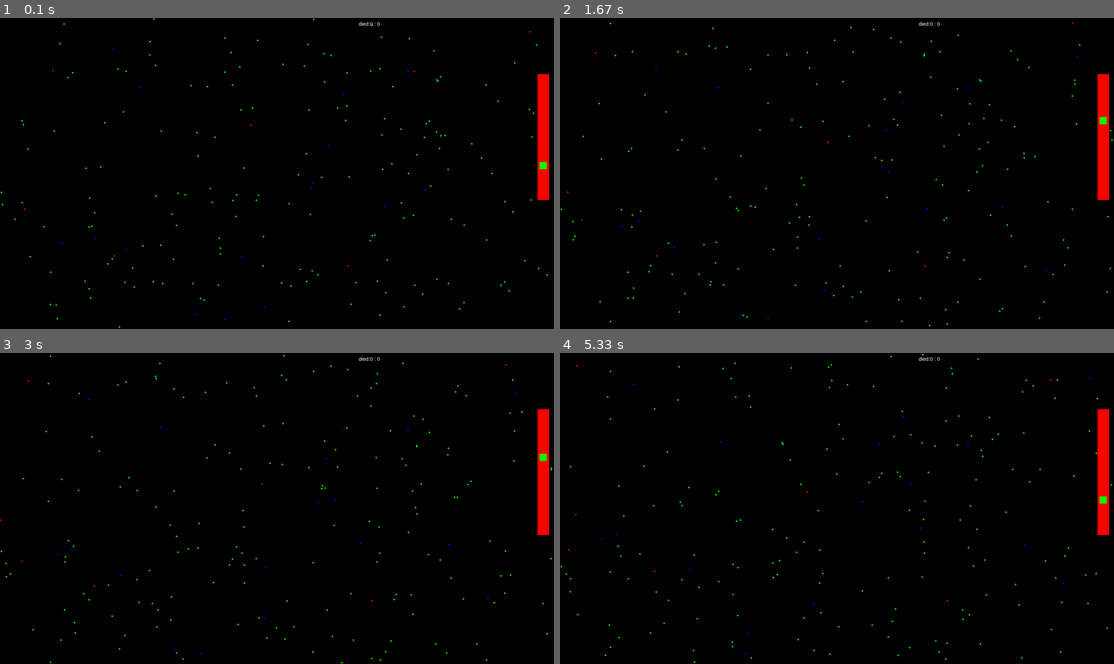
Above: before the commit, frames 1-4 (two rows, left to right).
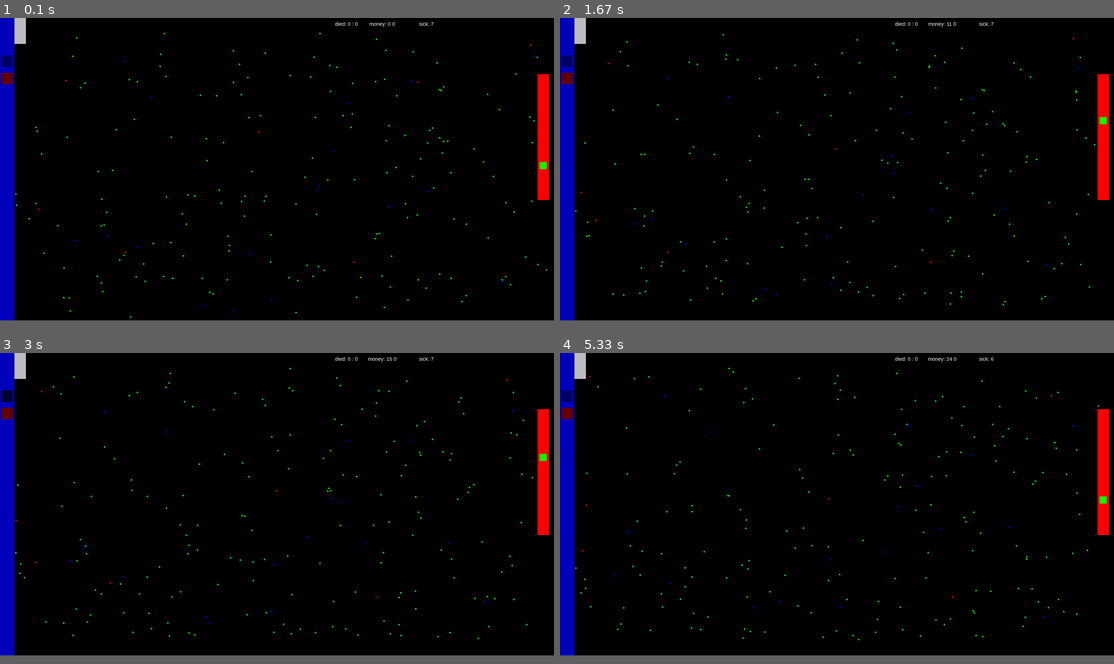
Above: after the commit, the same moments.

Repository: fleron19/PygameProject
Game: pygame game, started from main.py
The game is run twice, just before and just after one commit, with the same random seed, the same clock (stepped at 60 frames per second) and the same inputs.
Inputs (mouse positions are in pixels of both pictures, inside the frame that each line leads up to):
- Up to frame 1 (0.1 s): no input
- Up to frame 2 (1.67 s): click (565, 61) at 0.38 s; press the mouse at (1102, 164) at 0.7 s; move the mouse to (903, 136) at 0.8 s; release the mouse at (704, 108) at 0.93 s; press the mouse at (1102, 108) at 1.03 s; move the mouse to (914, 114) at 1.13 s; release the mouse at (720, 120) at 1.27 s; press the mouse at (565, 61) at 1.37 s; move the mouse to (692, 170) at 1.47 s; release the mouse at (825, 279) at 1.6 s
- Up to frame 3 (3 s): press the mouse at (542, 455) at 1.7 s; move the mouse to (404, 499) at 1.8 s; release the mouse at (271, 545) at 1.93 s; press the mouse at (542, 530) at 2.53 s; move the mouse to (371, 492) at 2.63 s; release the mouse at (204, 455) at 2.77 s; press the mouse at (5, 396) at 2.87 s; move the mouse to (83, 461) at 2.97 s
- Up to frame 4 (5.33 s): release the mouse at (720, 530) at 3.1 s; press the mouse at (1102, 455) at 3.2 s; move the mouse to (886, 483) at 3.3 s; release the mouse at (670, 505) at 3.43 s; press the mouse at (565, 396) at 4.03 s; move the mouse to (670, 496) at 4.13 s; release the mouse at (776, 592) at 4.27 s; press the mouse at (1102, 505) at 4.37 s; move the mouse to (997, 502) at 4.47 s; release the mouse at (892, 499) at 4.6 s; press the mouse at (565, 412) at 4.7 s; move the mouse to (615, 455) at 4.8 s; release the mouse at (659, 496) at 4.93 s; press the mouse at (1102, 505) at 5.03 s; move the mouse to (1075, 548) at 5.13 s; release the mouse at (1041, 592) at 5.27 s
The window is 900x506 before the commit and 900x492 after it. Grey fills any space a smaller window leaves; there, only what the larger window draws over its background counts as a difference.

The runs differ from the first frame. In frame 1, 3.6% of the frame differs, in the area x 0-99%, y 0-100%; in frame 2, 3.7%, in the area x 0-100%, y 0-100%; in frame 3, 3.6%; in frame 4, 3.7%.

Commit message:
Доработан аэропорт, добавлены деньги, добавлен счетчик больных

Diff:
--- a/main.py
+++ b/main.py
@@ -3,6 +3,12 @@
 from math import sqrt
 
 font_name = pygame.font.match_font('arial')
+
+
+def check_click(pos):
+    for btn in buttons:
+        if pos[0] > btn[0] and pos[0] < btn[2] and pos[1] > btn[1] and pos[1] < btn[3]:
+            return buttons.index(btn)
 
 
 class virus():
@@ -24,9 +30,10 @@
 
 class person():
     def __init__(self, name):
-        self.coord = [randrange(radius, width - radius),
-                      randrange(radius, height - radius)]  # задаём случайные начальные координаты
-        self.direction = self.rand_dir()  # задаём направление
+        self.coord = [randrange(radius + 50, width - radius),
+                      randrange(radius + 50, height - radius)]  # задаём случайные начальные координаты
+        self.direction = 0
+        self.rand_dir()  # задаём направление
         a = randrange(20)
         self.color = "GREEN"
         if a == 1:
@@ -35,48 +42,95 @@
             self.color = "BLUE"
         self.name = name
         self.count = 0
+        self.passenger = 0
 
     def change_coords(self):  # функция, просчитывающая движение и изменяющая направление
         global v
-        r, r1 = randrange(0, 101), randrange(0, 101)
-        if r % 33 == 0 and r1 % 15 == 0 or (self.direction[0] == 0 and self.direction[1] == 0 and r % 50 == 0):
-            self.direction = self.rand_dir()
-        if self.coord[0] + self.direction[0] * v / 1000 < radius:
-            self.direction[0] = 1
-        elif self.coord[0] + self.direction[0] * v / 1000 > width - radius:
-            self.direction[0] = -1
+        self.check_airport()
+        if (airport[2] - airport[0]) // 2 + airport[0] >= self.coord[0] and self.passenger == 3:
+            self.passenger = 4
+            self.direction = [0, 1]
+
+        if (self.passenger == 4) and (airport[3] < self.coord[1] or airport[1] > self.coord[1]):
+            self.passenger = 0
+
+        if self.coord[0] >= 2300:
+            self.coord[1] -= 10
+            a = randrange(20)
+            self.color = "GREEN"
+            if a == 1 or a == 3:
+                self.color = "RED"
+            if a == 2:
+                self.color = "BLUE"
+            self.passenger = 3
+
+        if self.passenger == 1:
+            self.direction = [
+                ((airport[0] + airport[2]) // 2 - self.coord[0]) // abs((airport[0] + airport[2]) // 2 - self.coord[0]),
+                ((airport[1] + airport[3]) // 2 - self.coord[1]) // abs((airport[1] + airport[3]) // 2 - self.coord[1])]
+        elif self.passenger == 2:
+            self.direction = [10, 0]
+
+        elif self.passenger == 3:
+            self.direction = [-10, 0]
+
+        else:
+            r, r1 = randrange(0, 101), randrange(0, 101)
+            if r % 33 == 0 and r1 % 15 == 0 or (self.direction[0] == 0 and self.direction[1] == 0 and r % 50 == 0):
+               self.rand_dir()
+            if self.coord[0] + self.direction[0] * v / 1000 < radius + 50:
+                self.direction[0] = 1
+            elif self.coord[0] + self.direction[0] * v / 1000 > width - radius - 50:
+                self.direction[0] = -1
+            if self.coord[1] + self.direction[1] * v / 1000 < radius + 50:
+                self.direction[1] = 1
+            elif self.coord[1] + self.direction[1] * v / 1000 > height - radius - 50:
+                self.direction[1] = -1
+        self.coord[1] = self.coord[1] + self.direction[1] * v / 1000
         self.coord[0] = self.coord[0] + self.direction[0] * v / 1000
-        if self.coord[1] + self.direction[1] * v / 1000 < radius:
-            self.direction[1] = 1
-        elif self.coord[1] + self.direction[1] * v / 1000 > height - radius:
-            self.direction[1] = -1
-        self.coord[1] = self.coord[1] + self.direction[1] * v / 1000
         self.renderman()
+
+    def check_airport(self):
+        if airport[0] < self.coord[0] < airport[2] and airport[1] < self.coord[1] < airport[3] and self.passenger == 0 and border == 0:
+            self.passenger = 1
+        if (airport[0] + airport[2]) // 2 - 2 < self.coord[0] < (airport[0] + airport[2]) // 2 + 2 and \
+                (airport[1] + airport[3]) // 2 - 2 < self.coord[1] < (
+                airport[1] + airport[3]) // 2 + 2 and border == 0 and self.passenger == 1:
+            self.passenger = 2
+
 
     def rand_dir(self):  # функция, которая задаёт случайное направление
         self.xd, self.yd = randrange(-1, 2), randrange(-1, 2)
-        return [self.xd, self.yd]
+        self.direction = [self.xd, self.yd]
 
     def renderman(self):  # функция отрисовки
         pygame.draw.circle(screen, self.color, (self.coord[0], self.coord[1]), radius)
 
 
 if __name__ == '__main__':
-    virus = virus("простой вирус", 50, 75, 15, 0)
+    virus = virus("простой вирус", 50, 50, 15, 1)
     pygame.init()
     slpress = False
     radius = 3
+    buttons = [[5, 130, 45, 170, (0, 0, 100)], [5, 190, 45, 230, (100, 0, 0)]]  # левый верхний угол, правый нижний
+    airport = [10, 0, 90, 90]  # левый верхний угол, правый нижний
     v = 200
     x = 1870
     fl = 0
+    border = 0
     died = 0
+    doctor = 0
+    sick = 0
+    money_change = 0
     y = 500
     xcd = 0
     ycd = 0
-    size = width, height = 1920, 1080
+    money = 0
+    size = width, height = 1920, 1050
     screen = pygame.display.set_mode(size)
-    pygame.display.set_caption("игла вилус")
+    pygame.display.set_caption("игра вирус")
     running = True
+    # img = pygame.image.load('interface.png')
     h = [0, 0]
     fps = 100
     screen.fill((0, 0, 0))
@@ -85,6 +139,8 @@
     people = [person(f"человек_{i}") for i in range(200)]
     pygame.display.update()
     while running:
+        doctor = 0
+        sick = 0
         for event in pygame.event.get():
             if event.type == pygame.QUIT:
                 running = False
@@ -95,6 +151,10 @@
                     slpress = True
                     pygame.draw.rect(screen, 'RED', (1863, 195, 40, 437))
                     pygame.draw.rect(screen, 'GREEN', (x, y, 25, 25))
+                press = check_click(h)
+                if press == 0:
+                    border = (border + 1) % 2
+                    buttons[0][4] = (0, 0, 100 - 50 * border)
             if event.type == pygame.MOUSEMOTION and slpress:
                 screen.fill((0, 0, 0))
                 drawing = True
@@ -113,11 +173,17 @@
         screen.fill((0, 0, 0))
         pygame.draw.rect(screen, 'RED', (1863, 195, 40, 437))
         pygame.draw.rect(screen, 'GREEN', (x, y, 25, 25))
+        pygame.draw.rect(screen, 'GRAY', (airport[0], airport[1], airport[2] - airport[0], airport[3] - airport[1]))
+        pygame.draw.rect(screen, (0, 0, 189), (0, 0, 50, 1050))
+        # screen.blit(img,(0,0))
+        for btn in buttons:
+            pygame.draw.rect(screen, btn[4], (btn[0], btn[1], btn[2] - btn[0], btn[3] - btn[1]))
         for man in people:
             man.change_coords()
             if man.color == "RED":
+                sick += 1
                 man.count += 1
-                if randrange(fps * virus.term * 0.2) / virus.mortality >= fps * virus.term - man.count * 0.5:
+                if randrange(int(fps * virus.term * 0.2)) / virus.mortality >= fps * virus.term - man.count * 0.5:
                     people.remove(man)
                     died += 1
                 if man.count == fps * virus.term:
@@ -128,16 +194,22 @@
                         dl = sqrt((man.coord[0] - elem.coord[0]) ** 2 + (man.coord[1] - elem.coord[1]) ** 2)
                         if radius * 2 + virus.zona >= dl:
                             a = randrange(100)
-                            print(round(a % virus.contagious) != 0, a, virus.contagious, a % virus.contagious)
+                            # print(round(a % virus.contagious) != 0, a, virus.contagious, a % virus.contagious)
                             if round(a % virus.contagious) != 0:
                                 elem.color = "RED"
+                                elem.count = 0
             if man.color == "BLUE":
+                doctor += 1
                 for elem in people:
                     if elem.color == "RED":
                         dl = sqrt((man.coord[0] - elem.coord[0]) ** 2 + (man.coord[1] - elem.coord[1]) ** 2)
                         if radius * 2 >= dl:
                             elem.color = "GREEN"
-        draw_text(screen, 'died:' + str(died) + ' : ' + str(fl), 18, round(width / 1.5), 10)
+        money_change = (len(people) - doctor - sick) / fps * v / 10000
+        money += money_change
+        draw_text(screen, 'sick: ' + str(sick), 18, round(width / 1.3), 10)
+        draw_text(screen, 'died: ' + str(died) + ' : ' + str(fl), 18, round(width / 1.6), 10)
+        draw_text(screen, 'money: ' + str(round(money)) + ' ' + str(round(money_change)), 18, round(width / 1.45), 10)
         pygame.draw.rect(screen, 'RED', (1863, 195, 40, 437))
         pygame.draw.rect(screen, 'GREEN', (x, y, 25, 25))
         pygame.display.flip()
